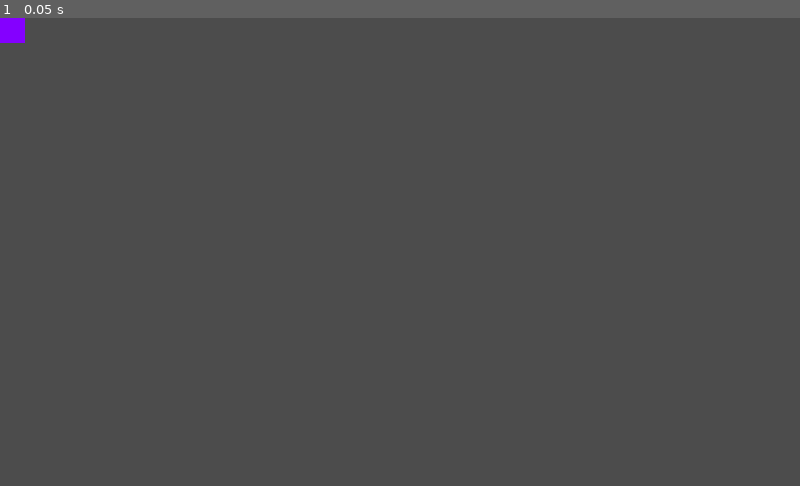
Above: before the commit, frame 1.
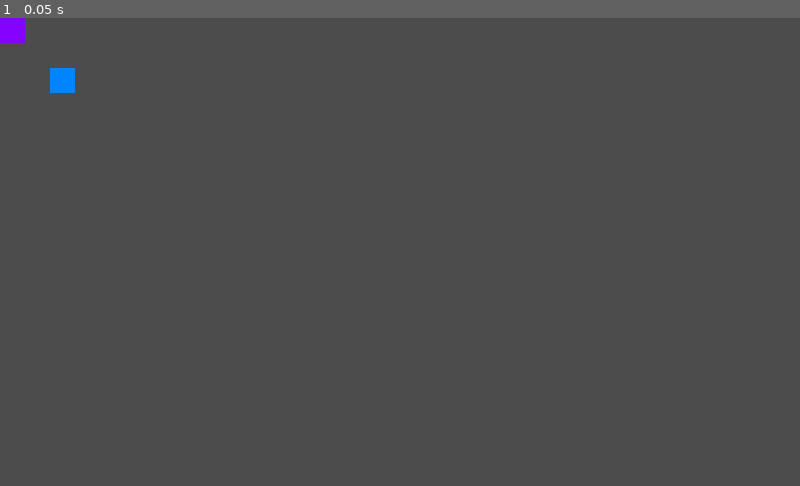
Above: after the commit, the same moment.

Repository: acleverpun/tankerz
Game: Godot game, scene res://scenes/arena.tscn
Same seed, same stepped clock (60 frames per second), same inputs: the game is played once before the commit and once after it.
Inputs:
- Up to frame 1 (0.05 s): no input

The runs differ from the first frame. In frame 1, 0.2% of the frame differs, in the area x 6-10%, y 10-17%.

Commit message:
Added unit and movable.

Diff:
--- /dev/null
+++ b/components/movable.gd
@@ -0,0 +1,22 @@
+extends Node
+
+signal move
+
+export var isMoving = false
+
+onready var parent = get_parent()
+onready var selectable = parent.get_node("selectable")
+
+func _ready():
+	selectable.connect("select", self, "onSelect")
+	selectable.connect("deselect", self, "onDeselect")
+
+func move():
+	emit_signal("move")
+
+func onSelect():
+	print("movable selected")
+	move()
+
+func onDeselect():
+	print("movable deselected")
--- /dev/null
+++ b/components/movable.tscn
@@ -0,0 +1,8 @@
+[gd_scene load_steps=2 format=2]
+
+[ext_resource path="res://components/movable.gd" type="Script" id=1]
+
+[node name="movable" type="Node"]
+
+script = ExtResource( 1 )
+isMoving = false
--- a/components/selectable.gd
+++ b/components/selectable.gd
@@ -7,12 +7,14 @@
 
 func _input_event(viewport, event, index):
 	if isClick(event): toggle()
-	elif isClick(event, 2): deselect()
+	elif selected and isClick(event, 2): deselect()
 
 func select():
+	selected = true
 	emit_signal("select")
 
 func deselect():
+	selected = false
 	emit_signal("deselect")
 
 func toggle():
--- /dev/null
+++ b/entities/unit.gd
@@ -0,0 +1,9 @@
+extends Polygon2D
+
+onready var movable = get_node("movable")
+
+func _ready():
+	movable.connect("move", self, "onMove")
+
+func onMove():
+	print("unit moved")
--- /dev/null
+++ b/entities/unit.tscn
@@ -0,0 +1,28 @@
+[gd_scene load_steps=4 format=2]
+
+[ext_resource path="res://entities/unit.gd" type="Script" id=1]
+[ext_resource path="res://components/selectable.tscn" type="PackedScene" id=2]
+[ext_resource path="res://components/movable.gd" type="Script" id=3]
+
+[node name="unit" type="Polygon2D"]
+
+polygon = PoolVector2Array( 0, 0, 32, 0, 32, 32, 0, 32 )
+uv = PoolVector2Array(  )
+color = Color( 0, 0.52, 1, 1 )
+vertex_colors = PoolColorArray(  )
+offset = Vector2( 0, 0 )
+antialiased = false
+texture = null
+texture_offset = Vector2( 0, 0 )
+texture_scale = Vector2( 1, 1 )
+texture_rotation = 0.0
+invert_enable = false
+invert_border = 100.0
+script = ExtResource( 1 )
+
+[node name="selectable" parent="." instance=ExtResource( 2 )]
+
+[node name="movable" type="Node" parent="."]
+
+script = ExtResource( 3 )
+isMoving = false
--- a/scenes/arena.tscn
+++ b/scenes/arena.tscn
@@ -1,7 +1,12 @@
-[gd_scene load_steps=2 format=2]
+[gd_scene load_steps=3 format=2]
 
 [ext_resource path="res://entities/building.tscn" type="PackedScene" id=1]
+[ext_resource path="res://entities/unit.tscn" type="PackedScene" id=2]
 
 [node name="arena" type="Node2D"]
 
 [node name="building" parent="." instance=ExtResource( 1 )]
+
+[node name="unit" parent="." instance=ExtResource( 2 )]
+
+position = Vector2( 64, 64 )
